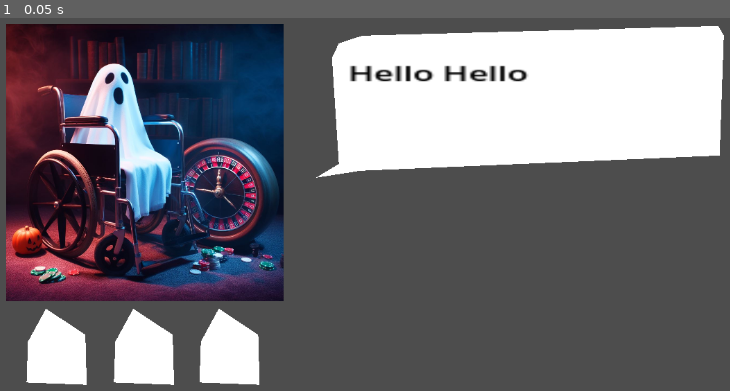
Above: before the commit, frame 1.
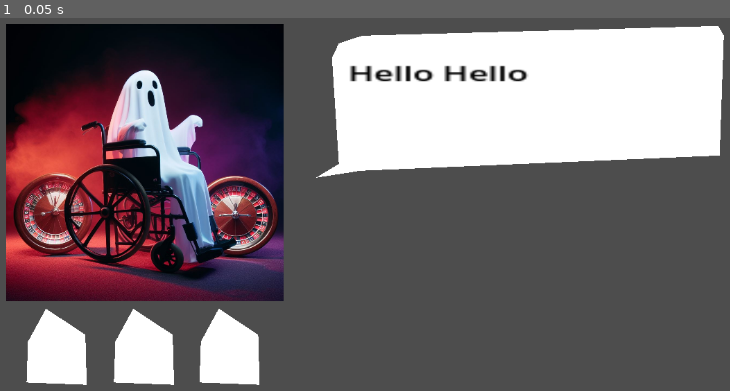
Above: after the commit, the same moment.

Repository: daoslies/TeamGame
Game: Godot game, scene res://Scenes/PlayScreen.tscn
The game is run twice, just before and just after one commit, with the same random seed, the same clock (stepped at 60 frames per second) and the same inputs. The project has no main scene, so this scene is started directly.
Inputs:
- Up to frame 1 (0.05 s): no input

The runs differ from the first frame. In frame 1, 24% of the frame differs, in the area x 0-39%, y 1-76%.

Commit message:
Example load texture to PlayScreen

Diff:
--- a/Game/Scenes/PlayScreen.tscn
+++ b/Game/Scenes/PlayScreen.tscn
@@ -1,6 +1,24 @@
-[gd_scene load_steps=2 format=3 uid="uid://dcbnomws6gwpy"]
+[gd_scene load_steps=3 format=3 uid="uid://b6e71euaeoyhn"]
 
 [ext_resource type="Texture2D" uid="uid://b3q2imdh4g32k" path="res://Character_Art/DisabledGhost.jpeg" id="1_mu2wk"]
+
+[sub_resource type="GDScript" id="GDScript_btyv4"]
+script/source = "extends Sprite2D
+
+var character = 'ghost'
+
+# Called when the node enters the scene tree for the first time.
+func _ready():
+
+	if character == 'ghost':
+		var image = Image.load_from_file(\"res://Character_Art/DisabledGhost_2.jpeg\")
+		var texture = ImageTexture.create_from_image(image)
+		self.texture = texture
+
+# Called every frame. 'delta' is the elapsed time since the previous frame.
+func _process(delta):
+	pass
+"
 
 [node name="Node2D" type="Node2D"]
 
@@ -8,6 +26,7 @@
 position = Vector2(219.125, 213.125)
 scale = Vector2(0.390381, 0.390381)
 texture = ExtResource("1_mu2wk")
+script = SubResource("GDScript_btyv4")
 
 [node name="QuipBox" type="Polygon2D" parent="."]
 position = Vector2(467, 233)
